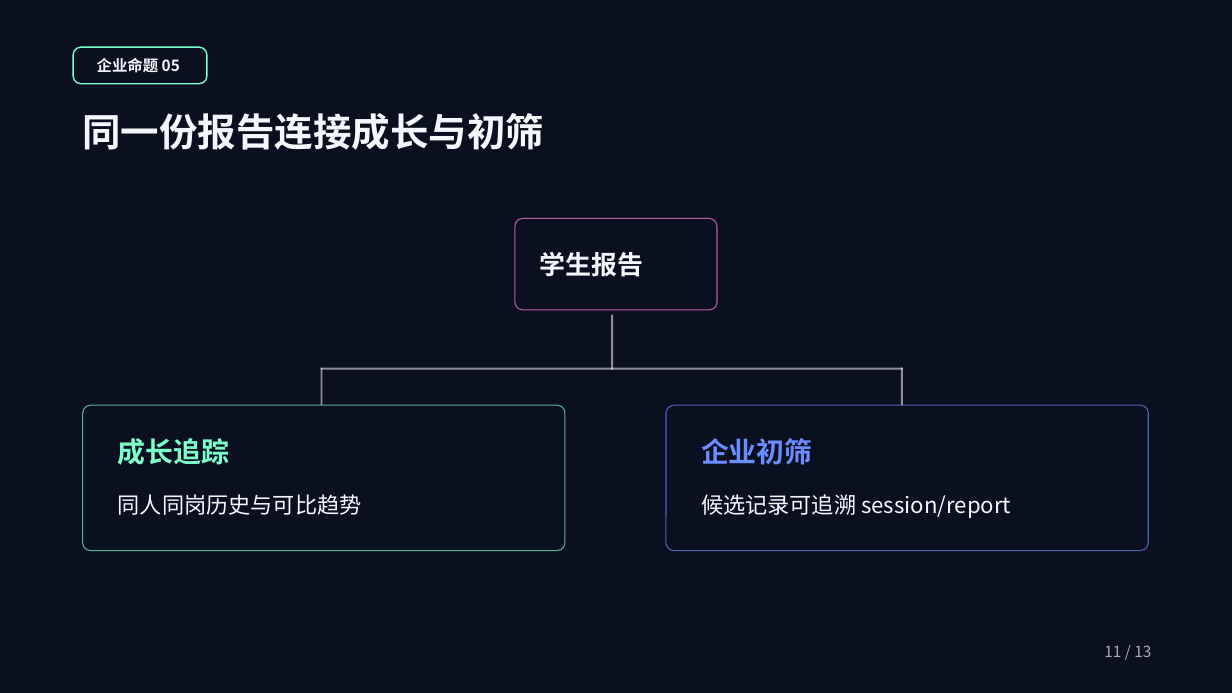
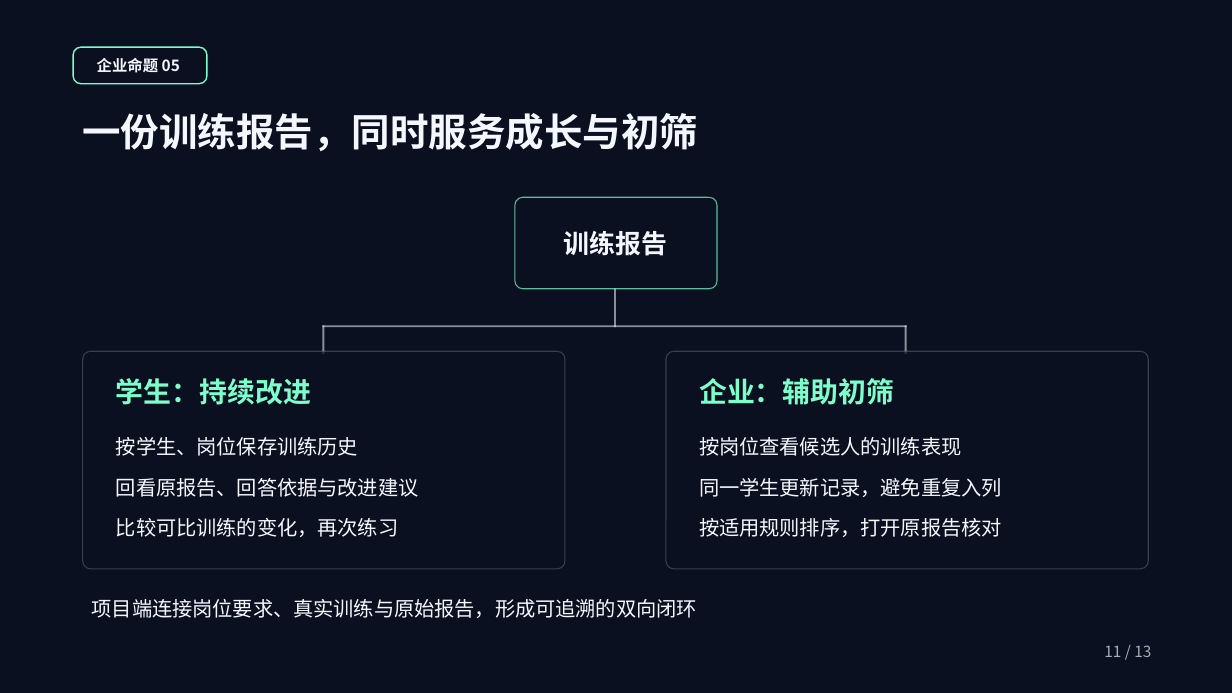
Before and after one commit to a1610064859-beep/ai_interview_hub, a slide deck: slide 11 of deliverables/项目验收汇报_极光版.pptx. Drawn at 1232x693 pixels with LibreOffice and Linux fonts; fonts in the diff are those of the drawing; background and template pictures are left out. Boxes give left, top, right and bottom in pixels: in the first picture for what was removed or moved away, otherwise in the second. Text is boxed around its words. In the diff, an @@ line names an element or a change of style, - is before the commit and + after.

Commit message:
T11: 按批注修订项目介绍并同步PDF

```diff
--- a/deliverables/项目验收汇报_极光版.pptx
+++ b/deliverables/项目验收汇报_极光版.pptx
@@ text at box(82, 113, 698, 151): text changed @@
-同一份报告连接成长与初筛
+一份训练报告，同时服务成长与初筛
@@ rounded rectangle: place and size @@
-rounded rectangle at box(515, 218, 717, 310)
+rounded rectangle at box(515, 198, 717, 289)
@@ rounded rectangle at box(515, 198, 717, 289): outline #FF7AD9 0.83 pt to #7CFFCB 0.83 pt @@
@@ text "训练报告" at box(564, 231, 668, 256): vertical alignment top to middle @@
@@ text at box(564, 231, 668, 256): text changed @@
-学生报告
+训练报告
@@ rectangle: place and size @@
-rectangle at box(611, 315, 613, 370)
+rectangle at box(615, 288, 616, 327)
@@ rectangle: place and size @@
-rectangle at box(321, 368, 903, 370)
+rectangle at box(323, 325, 907, 327)
@@ rectangle: place and size @@
-rectangle at box(321, 368, 323, 406)
+rectangle at box(323, 325, 324, 354)
@@ rectangle: place and size @@
-rectangle at box(901, 368, 903, 406)
+rectangle at box(905, 325, 907, 354)
@@ rounded rectangle: place and size @@
-rounded rectangle at box(83, 406, 566, 551)
+rounded rectangle at box(83, 351, 566, 568)
@@ rounded rectangle at box(83, 351, 566, 568): outline #7CFFCB 0.83 pt to #F5F7FF 0.83 pt; proportions changed @@
@@ rounded rectangle: place and size @@
-rounded rectangle at box(666, 406, 1149, 551)
+rounded rectangle at box(666, 351, 1149, 568)
@@ rounded rectangle at box(666, 351, 1149, 568): outline #6A8DFF 0.83 pt to #F5F7FF 0.83 pt; proportions changed @@
@@ text at box(116, 378, 311, 405): text changed @@
-成长追踪
+学生：持续改进
@@ text at box(699, 378, 894, 405): text changed; text colour #6A8DFF to #7CFFCB @@
-企业初筛
+企业：辅助初筛
@@ text at box(116, 437, 358, 456): text changed; size 17.2 to 15.8 pt @@
-同人同岗历史与可比趋势
+按学生、岗位保存训练历史
@@ text added at box(699, 437, 961, 456), 15.8 pt, text #F5F7FF @@
+按岗位查看候选人的训练表现
@@ text added at box(116, 478, 419, 497), 15.8 pt, text #F5F7FF @@
+回看原报告、回答依据与改进建议
@@ text added at box(699, 478, 1002, 497), 15.8 pt, text #F5F7FF @@
+同一学生更新记录，避免重复入列
@@ text removed at box(701, 494, 1011, 518) @@
-候选记录可追溯 session/report
@@ text added at box(116, 518, 398, 537), 15.8 pt, text #F5F7FF @@
+比较可比训练的变化，再次练习
@@ text added at box(699, 518, 1002, 537), 15.8 pt, text #F5F7FF @@
+按适用规则排序，打开原报告核对
@@ text added at box(92, 599, 697, 618), 15.8 pt, text #F5F7FF @@
+项目端连接岗位要求、真实训练与原始报告，形成可追溯的双向闭环
```
Also in this commit, not shown: 9 other slides changed, 2 slides added, 2 slides removed, 1 other file.
